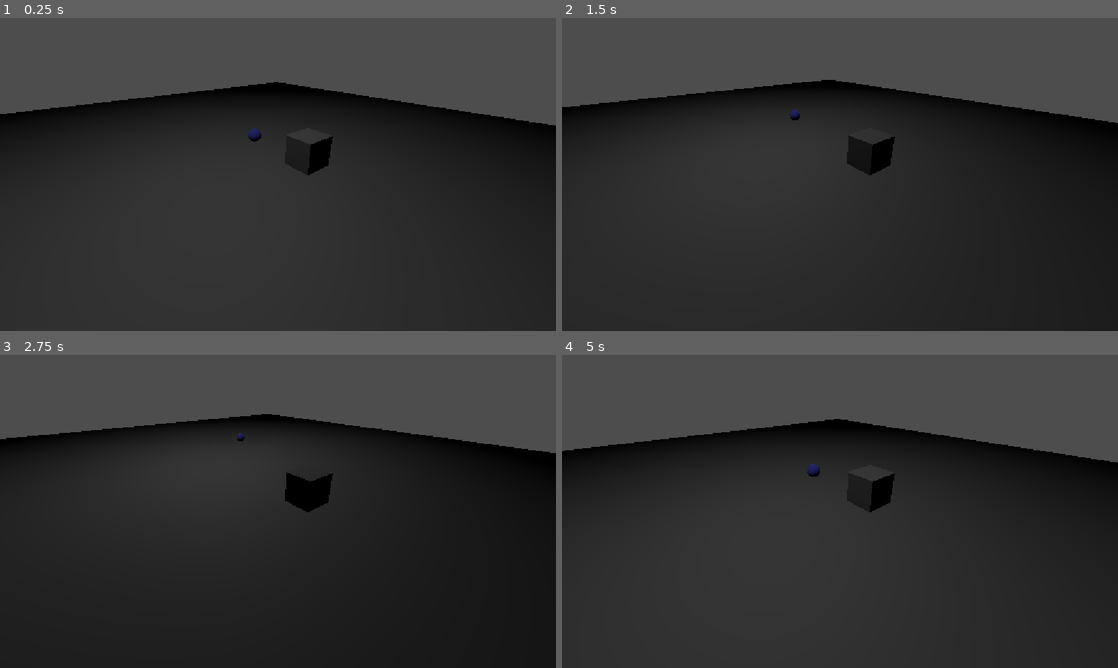
Above: before the commit, frames 1-4 (two rows, left to right).
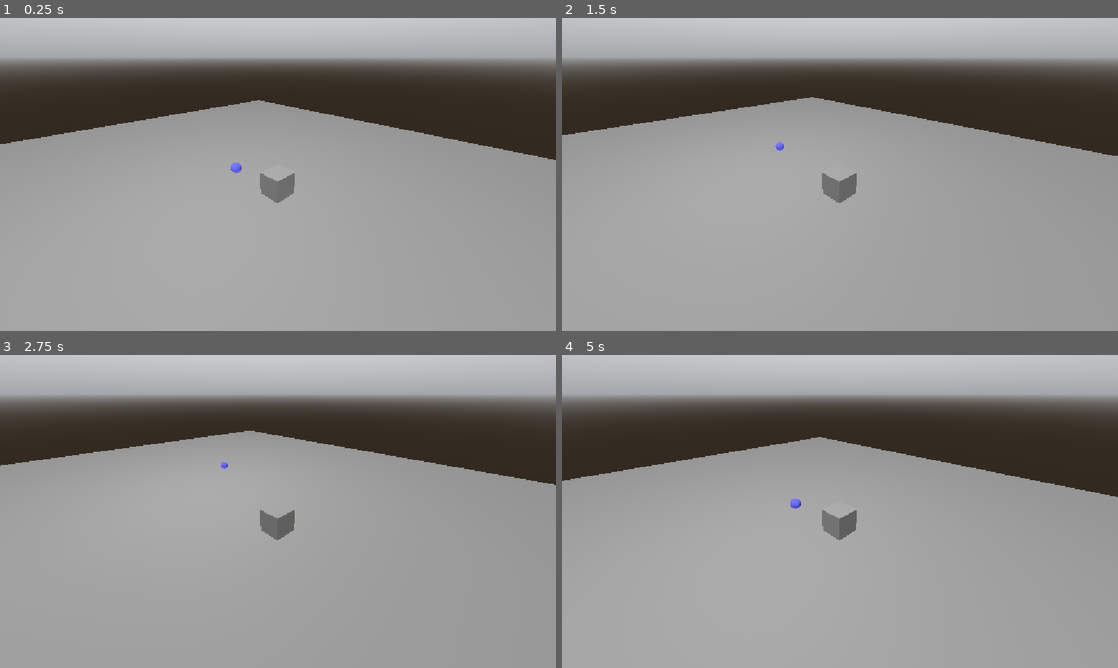
Above: after the commit, the same moments.

Repository: notred27/GMTK_2026
Game: Godot game, scene res://main.tscn
Same seed, same stepped clock (60 frames per second), same inputs: the game is played once before the commit and once after it.
Inputs (mouse positions are in pixels of both pictures, inside the frame that each line leads up to):
- Up to frame 1 (0.25 s): no input
- Up to frame 2 (1.5 s): tap Enter at 0.5 s; move the mouse to (962, 158) at 0.52 s; hold D (right) 0.53-1.28 s; tap E (interact) at 0.6, 1.35 s; move the mouse to (728, 190) at 1.27 s; hold S (backward) from 1.28 s (still down)
- Up to frame 3 (2.75 s): move the mouse to (333, 442) at 2.02 s; release S (backward) at 2.03 s; hold D (right) from 2.03 s (still down); tap E (interact) at 2.1 s
- Up to frame 4 (5 s): move the mouse to (812, 574) at 2.77 s; release D (right) at 2.78 s; hold W (forward) 2.78-3.53 s; tap E (interact) at 2.85, 3.6, 4.35 s; move the mouse to (1006, 558) at 3.52 s; hold A (left) from 3.53 s (still down); move the mouse to (673, 464) at 4.27 s

The runs differ from the first frame. In frame 1, 96% of the frame differs, in the area x 0-100%, y 0-100%; in frame 2, 96%; in frame 3, 95%; in frame 4, 96%.

Commit message:
Created logic for "sky"
rotating light and sky environment

Diff:
--- a/gmtk-2026/main.tscn
+++ b/gmtk-2026/main.tscn
@@ -2,6 +2,7 @@
 
 [ext_resource type="PackedScene" uid="uid://c3cmojtfo1iom" path="res://player/Player.tscn" id="1_ig7tw"]
 [ext_resource type="PackedScene" uid="uid://cmxwffrtmbuiy" path="res://interaction/interactable.tscn" id="2_0xm2m"]
+[ext_resource type="PackedScene" uid="uid://duect7eyt6anm" path="res://sky.tscn" id="3_h2yge"]
 
 [sub_resource type="BoxShape3D" id="BoxShape3D_68yga"]
 size = Vector3(35.823547, 1, 35.888046)
@@ -22,12 +23,15 @@
 transform = Transform3D(17.915, 0, 0, 0, 17.915, 0, 0, 0, 17.915, 0, 0, 0)
 mesh = SubResource("PlaneMesh_68yga")
 
-[node name="OmniLight3D" type="OmniLight3D" parent="." unique_id=715313603]
-transform = Transform3D(1, 0, 0, 0, 1, 0, 0, 0, 1, 0, 8.190937, 0)
-omni_range = 23.167595
-
 [node name="Player" parent="." unique_id=1844018048 instance=ExtResource("1_ig7tw")]
-transform = Transform3D(1, 0, 0, 0, 1, 0, 0, 0, 1, 2.8864784, 2.847605, 1.0664711)
+transform = Transform3D(1, 0, 0, 0, 1, 0, 0, 0, 1, 2.8864784, 1.045702, 1.0664711)
 
 [node name="Interactable" parent="." unique_id=207452779 instance=ExtResource("2_0xm2m")]
 transform = Transform3D(1, 0, 0, 0, 1, 0, 0, 0, 1, 2.5464249, 0.9094826, -1.3704842)
+
+[node name="OmniLight3D" type="OmniLight3D" parent="." unique_id=1088980585]
+transform = Transform3D(1, 0, 0, 0, 1, 0, 0, 0, 1, 0, 10.75487, 0)
+light_energy = 4.467
+omni_range = 32.097954
+
+[node name="Sky" parent="." unique_id=1510585989 instance=ExtResource("3_h2yge")]
--- /dev/null
+++ b/gmtk-2026/menus/main_menu.tscn
@@ -0,0 +1,59 @@
+[gd_scene format=3 uid="uid://u775uyf0vir3"]
+
+[node name="MainMenu" type="Control" unique_id=1621502207]
+layout_mode = 3
+anchors_preset = 15
+anchor_right = 1.0
+anchor_bottom = 1.0
+offset_right = -2.0
+offset_bottom = -4.0
+grow_horizontal = 2
+grow_vertical = 2
+size_flags_horizontal = 3
+size_flags_vertical = 3
+
+[node name="VBoxContainer" type="VBoxContainer" parent="." unique_id=158121024]
+custom_maximum_size = Vector2(200, -1)
+layout_mode = 1
+anchors_preset = 7
+anchor_left = 0.5
+anchor_top = 1.0
+anchor_right = 0.5
+anchor_bottom = 1.0
+offset_left = -100.0
+offset_top = -212.0
+offset_right = 100.0
+offset_bottom = -111.0
+grow_horizontal = 2
+grow_vertical = 0
+alignment = 1
+
+[node name="Start" type="Button" parent="VBoxContainer" unique_id=577436444]
+layout_mode = 2
+text = "Start"
+
+[node name="Credits" type="Button" parent="VBoxContainer" unique_id=1972787849]
+layout_mode = 2
+text = "Credits"
+
+[node name="Quit" type="Button" parent="VBoxContainer" unique_id=47675670]
+layout_mode = 2
+text = "Quit"
+
+[node name="Label" type="Label" parent="." unique_id=594442958]
+layout_mode = 1
+anchors_preset = 8
+anchor_left = 0.5
+anchor_top = 0.5
+anchor_right = 0.5
+anchor_bottom = 0.5
+offset_left = -23.0
+offset_top = -11.5
+offset_right = 23.0
+offset_bottom = 11.5
+grow_horizontal = 2
+grow_vertical = 2
+theme_override_font_sizes/font_size = 64
+text = "TITLE!"
+horizontal_alignment = 1
+vertical_alignment = 1
--- a/gmtk-2026/player/Player.tscn
+++ b/gmtk-2026/player/Player.tscn
@@ -20,8 +20,10 @@
 mesh = SubResource("BoxMesh_84upj")
 
 [node name="DefaultCameraPosition" type="Marker3D" parent="." unique_id=1244719186]
-transform = Transform3D(1, 0, 0, 0, 1, 0, 0, 0, 1, -4.58379, 2.7178214, 3.8466916)
+transform = Transform3D(1, 0, 0, 0, 1, 0, 0, 0, 1, -4.9837093, 4.4876604, 5.0178766)
 
 [node name="Camera3D" type="Camera3D" parent="DefaultCameraPosition" unique_id=1159045129]
-transform = Transform3D(0.7558535, 0.3411263, -0.5588546, 0, 0.85355085, 0.5210097, 0.6547408, -0.39380696, 0.64515936, 0, 0, 0)
+transform = Transform3D(0.70710677, 0.35355338, -0.61237246, 0, 0.8660254, 0.50000006, 0.70710677, -0.35355338, 0.61237246, 0, 0, 0)
+size = 14.07395
+near = 0.012
 script = ExtResource("2_kpjcp")
--- /dev/null
+++ b/gmtk-2026/sky.gd
@@ -0,0 +1,41 @@
+extends Node3D
+
+@export var day_length_seconds: float = 30.0
+@export var sun: DirectionalLight3D
+@export var world_environment: WorldEnvironment
+
+var start_time: float = 0.48
+var end_time: float = 0.75
+var elapsed: float = 0.0
+var time_of_day: float = start_time
+var day_ended: bool = false
+
+func _process(delta):
+	if day_ended:
+		return
+
+	elapsed += delta
+	var progress = clamp(elapsed / day_length_seconds, 0.0, 1.0)
+
+	time_of_day = lerp(start_time, end_time, progress)
+
+	if progress >= 1.0:
+		day_ended = true
+
+	update_sun()
+
+func update_sun():
+	var sun_angle_deg = (time_of_day * 360.0) - 90.0
+	sun.rotation_degrees.x = sun_angle_deg
+
+	var sun_height = sin(deg_to_rad(sun_angle_deg))
+	sun.light_energy = clamp(sun_height, 0.05, 1.0)
+
+	var sky_material = world_environment.environment.sky.sky_material
+	if sky_material is ProceduralSkyMaterial:
+		var night_amount = clamp(1.0 - sun_height, 0.0, 1.0)
+		sky_material.sky_top_color = Color.WHITE.lerp(Color.BLACK, night_amount)
+
+	if day_ended:
+		print("Game Over")
+#		Game over trigger logic here
--- /dev/null
+++ b/gmtk-2026/sky.tscn
@@ -0,0 +1,27 @@
+[gd_scene format=3 uid="uid://duect7eyt6anm"]
+
+[ext_resource type="Script" uid="uid://dxa3abq31qud4" path="res://sky.gd" id="1_gr5xt"]
+
+[sub_resource type="ProceduralSkyMaterial" id="ProceduralSkyMaterial_lquwl"]
+
+[sub_resource type="Sky" id="Sky_1bvp3"]
+sky_material = SubResource("ProceduralSkyMaterial_lquwl")
+
+[sub_resource type="Environment" id="Environment_68yga"]
+background_mode = 2
+sky = SubResource("Sky_1bvp3")
+
+[node name="Sky" type="Node3D" unique_id=1510585989 node_paths=PackedStringArray("sun", "world_environment")]
+script = ExtResource("1_gr5xt")
+sun = NodePath("DirectionalLight3D")
+world_environment = NodePath("WorldEnvironment")
+
+[node name="DirectionalLight3D" type="DirectionalLight3D" parent="." unique_id=1350687507]
+transform = Transform3D(1, 0, 0, 0, -0.053908117, 0.9985459, 0, -0.9985459, -0.053908117, 0, 7.4951706, 0)
+
+[node name="WorldEnvironment" type="WorldEnvironment" parent="." unique_id=2102961624]
+environment = SubResource("Environment_68yga")
+
+[node name="OmniLight3D" type="OmniLight3D" parent="." unique_id=1853615857]
+transform = Transform3D(1, 0, 0, 0, 1, 0, 0, 0, 1, 7.9205446, 0, -7.5005116)
+omni_range = 17.90554
Not shown, added: gmtk-2026/sky.gd.uid
